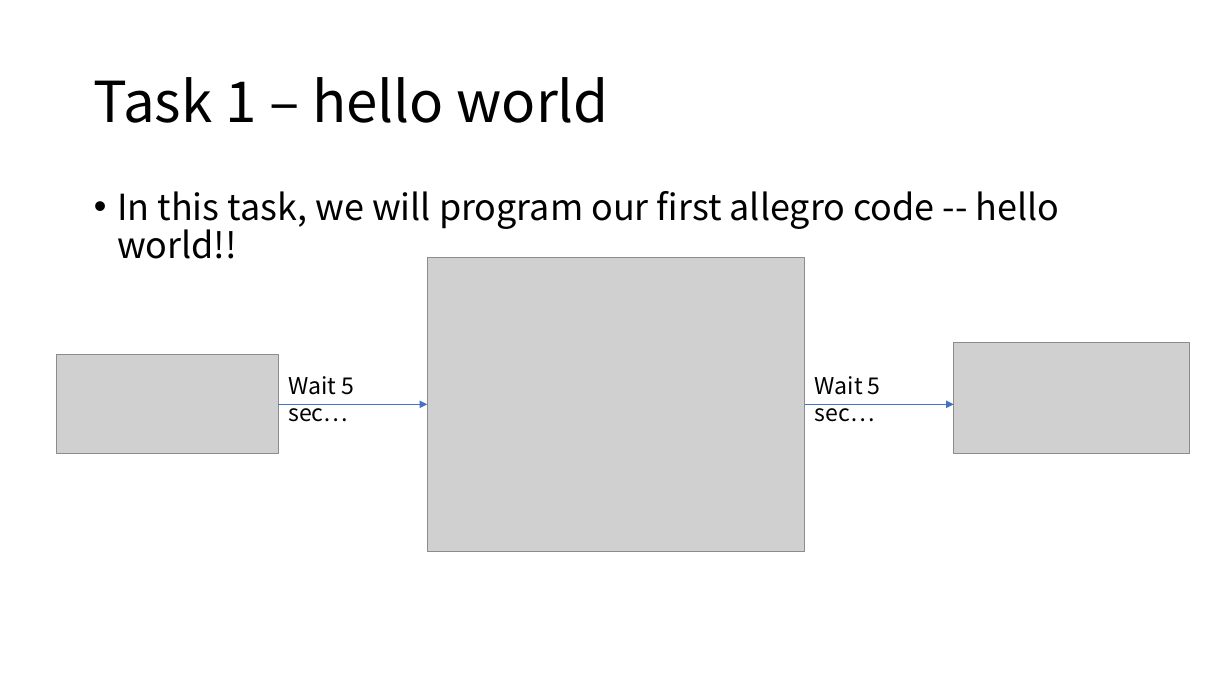
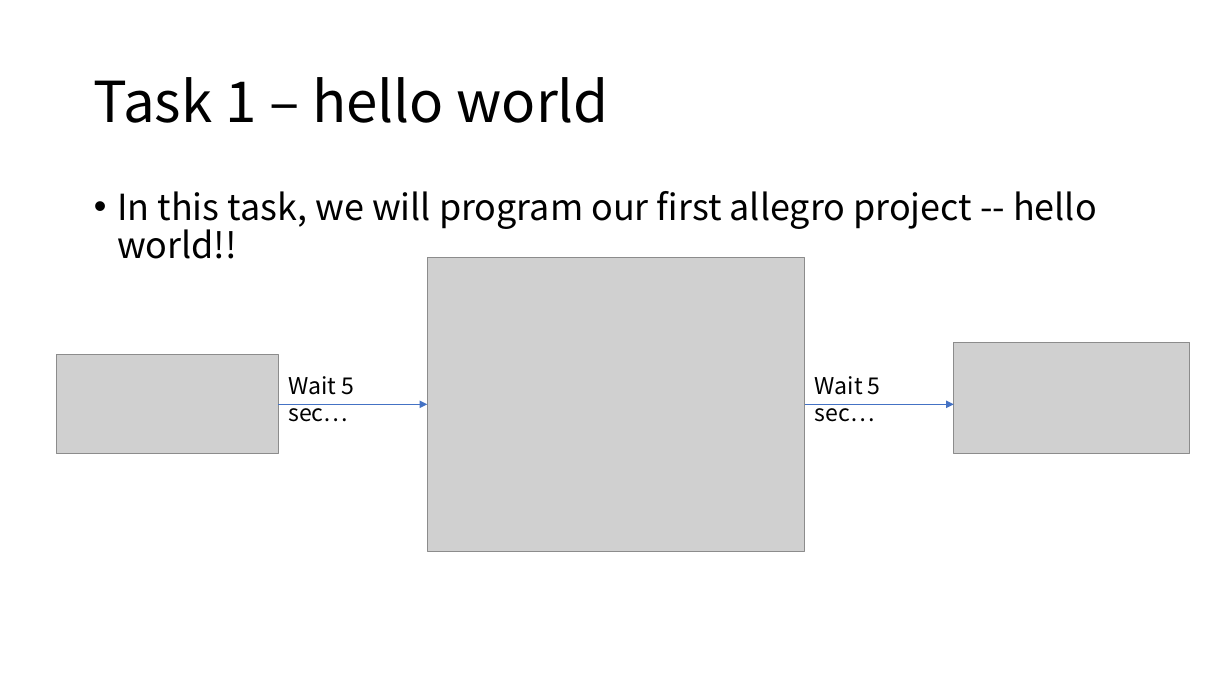
Before and after one commit to arcchang1236/Allegro-5, a slide deck: slide 9 of tutorial/final_proj.pptx. Drawn at 1232x693 pixels with LibreOffice and Linux fonts; fonts in the diff are those of the drawing; grey boxes stand for pictures. Boxes give left, top, right and bottom in pixels: in the first picture for what was removed or moved away, otherwise in the second. Text is boxed around its words. In the diff, an @@ line names an element or a change of style, - is before the commit and + after.

```diff
--- a/tutorial/final_proj.pptx
+++ b/tutorial/final_proj.pptx
@@ text at box(117, 191, 1097, 259): text changed @@
-• In this task, we will program our first allegro code -- hello world!!
+• In this task, we will program our first allegro project -- hello world!!
```
Also in this commit, not shown: 10 other slides changed, 3 slides added, 6 other files.
